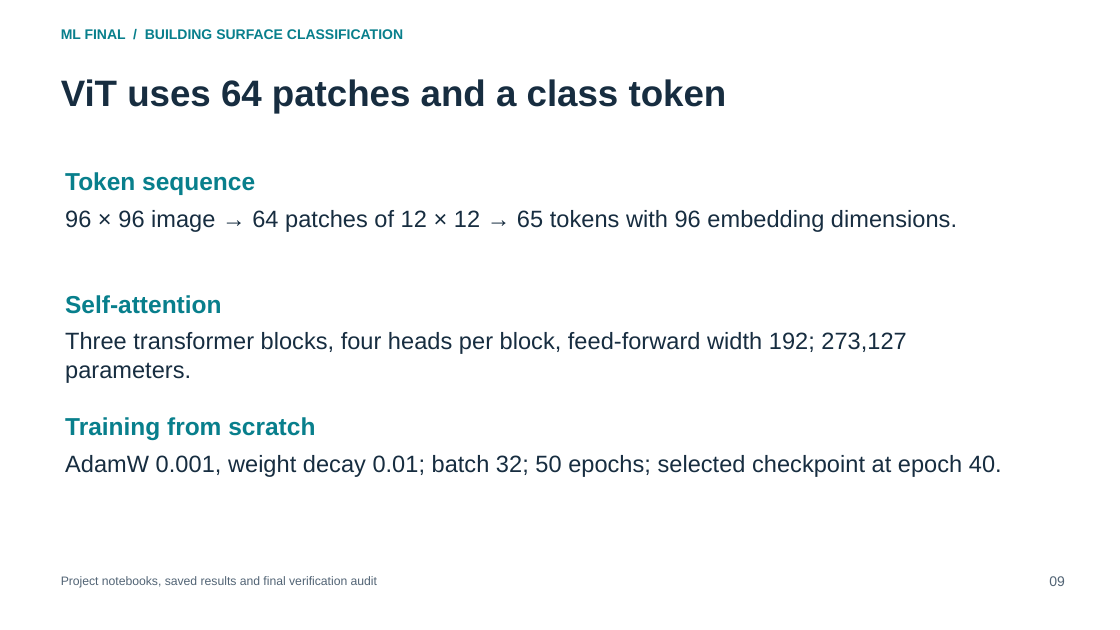
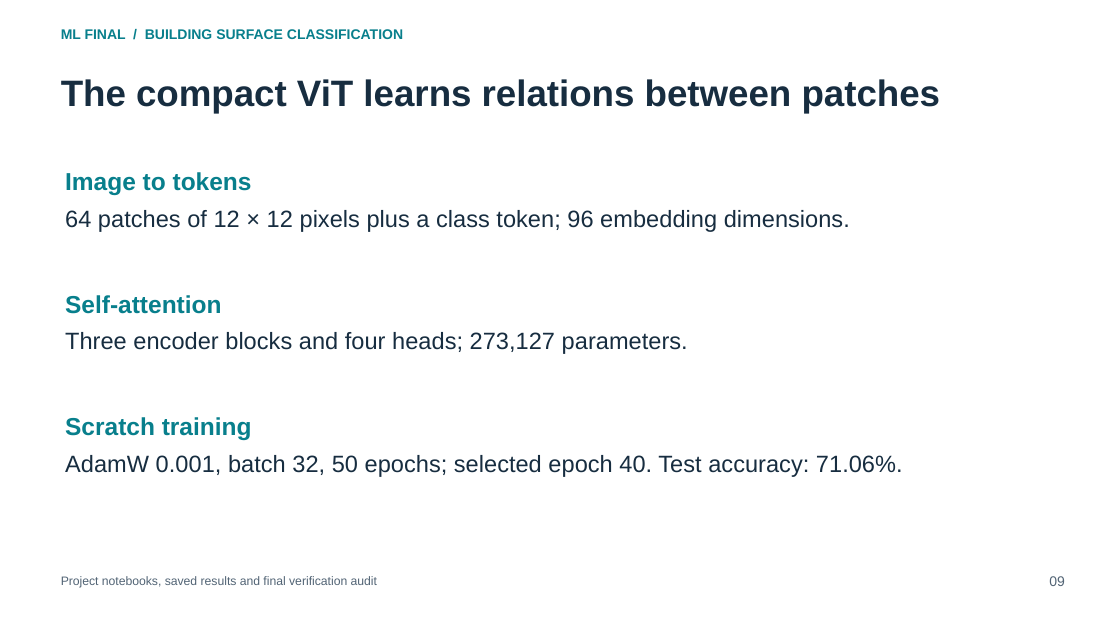
Before and after one commit to darau77/Finalski, a slide deck: slide 9 of docs/Final_Presentation.pptx. Drawn at 1120x630 pixels with LibreOffice and Linux fonts; fonts in the diff are those of the drawing. Boxes give left, top, right and bottom in pixels: in the first picture for what was removed or moved away, otherwise in the second. Text is boxed around its words. In the diff, an @@ line names an element or a change of style, - is before the commit and + after.

```diff
--- a/docs/Final_Presentation.pptx
+++ b/docs/Final_Presentation.pptx
@@ text at (x1=61, y1=79, x2=941, y2=113): text changed @@
-ViT uses 64 patches and a class token
+The compact ViT learns relations between patches
@@ text at (x1=65, y1=172, x2=252, y2=195): text changed @@
-Token sequence
+Image to tokens
@@ text at (x1=65, y1=210, x2=850, y2=232): text changed @@
-96 × 96 image → 64 patches of 12 × 12 → 65 tokens with 96 embedding dimensions.
+64 patches of 12 × 12 pixels plus a class token; 96 embedding dimensions.
@@ text at (x1=65, y1=332, x2=688, y2=354): text changed @@
-Three transformer blocks, four heads per block, feed-forward width 192; 273,127 parameters.
+Three encoder blocks and four heads; 273,127 parameters.
@@ text at (x1=65, y1=417, x2=252, y2=440): text changed @@
-Training from scratch
+Scratch training
@@ text at (x1=65, y1=455, x2=903, y2=477): text changed @@
-AdamW 0.001, weight decay 0.01; batch 32; 50 epochs; selected checkpoint at epoch 40.
+AdamW 0.001, batch 32, 50 epochs; selected epoch 40. Test accuracy: 71.06%.
```
Also in this commit, not shown: 18 other slides changed, 4 slides added, 1 slide removed, 25 other files.
